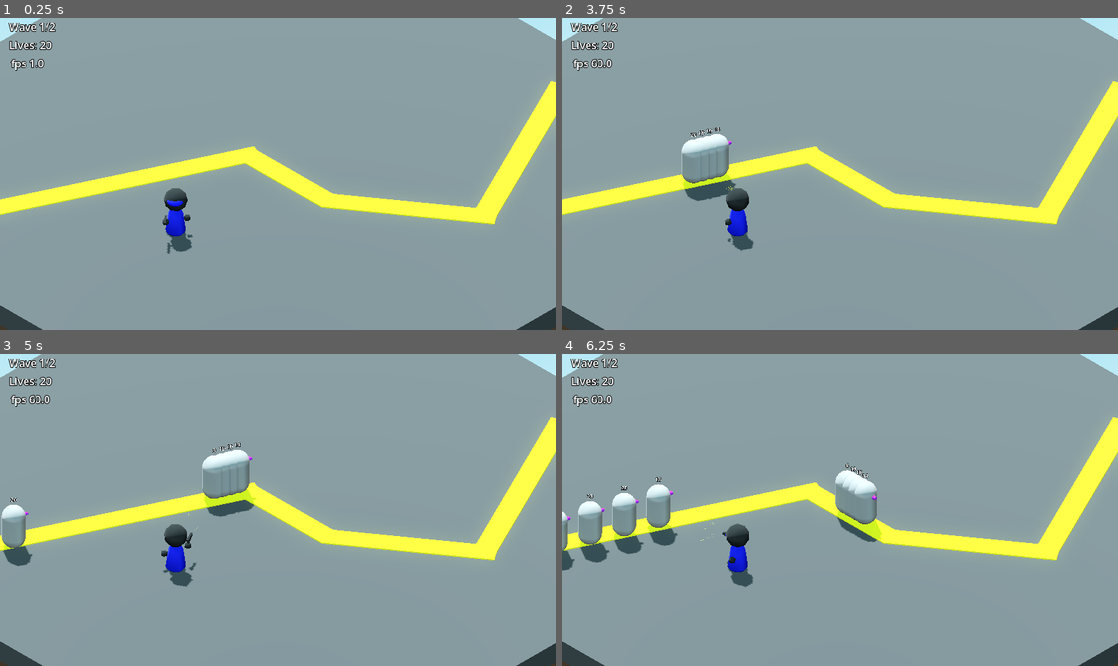
Above: before the commit, frames 1-4 (two rows, left to right).
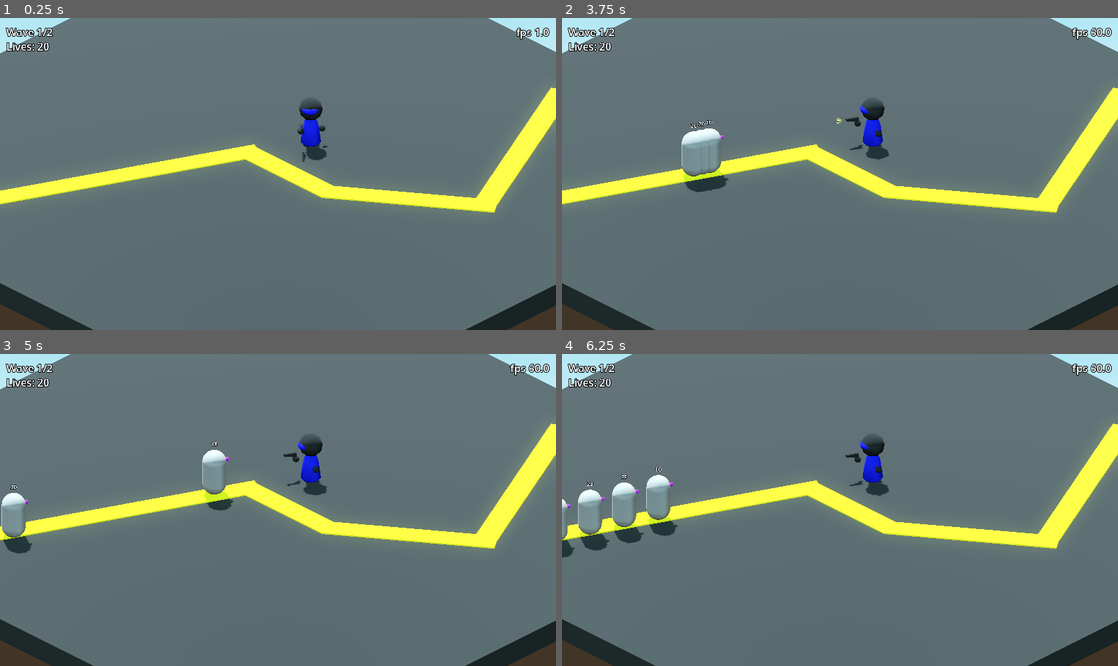
Above: after the commit, the same moments.

Repository: mathiasscherer2007/tower-defense
Game: Godot game, scene res://Scenes/main.tscn
Same seed, same stepped clock (60 frames per second), same inputs: the game is played once before the commit and once after it.
Inputs:
- Up to frame 1 (0.25 s): no input
- Up to frame 2 (3.75 s): tap Enter at 0.5 s
- Up to frame 3 (5 s): no input
- Up to frame 4 (6.25 s): no input

The runs differ from the first frame. In frame 1, 96% of the frame differs, in the area x 0-100%, y 0-100%; in frame 2, 96%; in frame 3, 95%; in frame 4, 95%.

Commit message:
Add center point to enemy for better tower targeting

Diff:
--- a/Scenes/Enemies/enemy.tscn
+++ b/Scenes/Enemies/enemy.tscn
@@ -21,4 +21,6 @@
 billboard = 1
 font_size = 44
 
+[node name="Center" type="Node3D" parent="." unique_id=1394140018]
+
 [connection signal="take_damage" from="Collision" to="." method="_on_collision_take_damage"]
--- a/Scenes/Enemies/test/testbasic1.tscn
+++ b/Scenes/Enemies/test/testbasic1.tscn
@@ -30,3 +30,6 @@
 
 [node name="CollisionShape3D" parent="Collision" index="0" unique_id=139847431]
 shape = SubResource("CapsuleShape3D_duvtb")
+
+[node name="Center" parent="." index="4" unique_id=1394140018]
+transform = Transform3D(1, 0, 0, 0, 1, 0, 0, 0, 1, 0, 1, 0)
--- a/Scenes/Levels/test/test1.tscn
+++ b/Scenes/Levels/test/test1.tscn
@@ -64,7 +64,7 @@
 metadata/_custom_type_script = "uid://c7qvossit4a6q"
 
 [sub_resource type="StandardMaterial3D" id="StandardMaterial3D_x2qse"]
-albedo_color = Color(0.24840015, 0.24840018, 0.24840012, 1)
+albedo_color = Color(0.15127608, 0.15127608, 0.15127605, 1)
 
 [node name="Level" unique_id=2011401683 instance=ExtResource("1_7joup")]
 
@@ -77,7 +77,7 @@
 environment = SubResource("Environment_u46i1")
 
 [node name="Camera3D" parent="." index="2" unique_id=1009776428]
-transform = Transform3D(0.7071068, 0.4055798, -0.579228, 0, 0.81915206, 0.57357645, 0.7071068, -0.4055798, 0.579228, -9.72, 9.555, 9.629)
+transform = Transform3D(0.70710677, 0.35355338, -0.6123724, 0, 0.8660254, 0.5, 0.70710677, -0.35355338, 0.6123724, -9.72, 7.624242, 9.629)
 size = 13.0
 near = 0.01
 far = 100.0
@@ -87,11 +87,9 @@
 curve = SubResource("Curve3D_y5gs5")
 
 [node name="TestBasic" parent="Towers" parent_id_path=PackedInt32Array(1765927691) index="0" unique_id=1272181662 instance=ExtResource("2_y5gs5")]
-transform = Transform3D(-0.64278764, 0, 0.76604444, 0, 1, 0, -0.76604444, 0, -0.64278764, -6.0529943, 0, -0.064600945)
-targeting_type = 2
-damage = 1.0
-pierce = 5
-cooldown = 0.1
+transform = Transform3D(-0.64278764, 0, 0.76604444, 0, 1, 0, -0.76604444, 0, -0.64278764, 2.4183726, 0, -0.5775492)
+damage = 10.0
+cooldown = 0.3
 
 [node name="WaveHandler" parent="." index="5" unique_id=932217088]
 waves = Array[ExtResource("4_4faxc")]([SubResource("Resource_4faxc"), SubResource("Resource_avmbn")])
--- a/Scenes/Towers/test/testbasic.tscn
+++ b/Scenes/Towers/test/testbasic.tscn
@@ -161,7 +161,6 @@
 
 [node name="TestBasic" unique_id=1272181662 node_paths=PackedStringArray("look_meshes", "rotate_meshes") instance=ExtResource("1_lcgip")]
 max_range = 10.0
-targeting_type = 1
 projectile = ExtResource("2_hoax2")
 damage = 5.0
 cooldown = 1.5
--- a/Scenes/main.tscn
+++ b/Scenes/main.tscn
@@ -20,36 +20,54 @@
 [node name="UI" type="Control" parent="CanvasLayer" unique_id=1289372040]
 propagate_maximum_size = true
 layout_mode = 3
-anchors_preset = 0
-offset_right = 40.0
-offset_bottom = 40.0
+anchors_preset = 15
+anchor_right = 1.0
+anchor_bottom = 1.0
+grow_horizontal = 2
+grow_vertical = 2
 script = ExtResource("3_8gbba")
 
-[node name="Wave" type="Label" parent="CanvasLayer/UI" unique_id=1480328963]
+[node name="MarginContainer" type="MarginContainer" parent="CanvasLayer/UI" unique_id=757395120]
+layout_mode = 1
+anchors_preset = 15
+anchor_right = 1.0
+anchor_bottom = 1.0
+grow_horizontal = 2
+grow_vertical = 2
+theme_override_constants/margin_left = 10
+theme_override_constants/margin_top = 10
+theme_override_constants/margin_right = 10
+theme_override_constants/margin_bottom = 10
+
+[node name="FPS" type="Label" parent="CanvasLayer/UI/MarginContainer" unique_id=1176388952]
+layout_mode = 2
+size_flags_horizontal = 8
+size_flags_vertical = 0
+text = "FPS"
+label_settings = SubResource("LabelSettings_bo1nx")
+
+[node name="Container" type="Control" parent="CanvasLayer/UI/MarginContainer" unique_id=1998576758]
+layout_mode = 2
+size_flags_horizontal = 0
+size_flags_vertical = 0
+
+[node name="Wave" type="Label" parent="CanvasLayer/UI/MarginContainer/Container" unique_id=1480328963]
 layout_mode = 0
-offset_left = 14.0
-offset_top = 2.0
-offset_right = 65.0
-offset_bottom = 25.0
+offset_right = 51.0
+offset_bottom = 23.0
+size_flags_horizontal = 0
+size_flags_vertical = 0
 text = "Wave: "
 label_settings = SubResource("LabelSettings_bo1nx")
 
-[node name="Lives" type="Label" parent="CanvasLayer/UI" unique_id=1807829110]
-layout_mode = 1
-offset_left = 14.0
-offset_top = 30.0
-offset_right = 62.0
-offset_bottom = 53.0
+[node name="Lives" type="Label" parent="CanvasLayer/UI/MarginContainer/Container" unique_id=1807829110]
+layout_mode = 0
+offset_top = 22.0
+offset_right = 48.0
+offset_bottom = 45.0
+size_flags_horizontal = 0
+size_flags_vertical = 0
 text = "Lives: "
 label_settings = SubResource("LabelSettings_8gbba")
 
-[node name="FPS" type="Label" parent="CanvasLayer/UI" unique_id=1176388952]
-layout_mode = 0
-offset_left = 17.0
-offset_top = 58.0
-offset_right = 68.0
-offset_bottom = 81.0
-text = "Wave: "
-label_settings = SubResource("LabelSettings_bo1nx")
-
 [node name="Level" parent="." unique_id=2011401683 instance=ExtResource("1_jjgbg")]
--- a/Scripts/Enemies/enemy.gd
+++ b/Scripts/Enemies/enemy.gd
@@ -10,6 +10,7 @@
 @export var weight: int = 1
 
 @onready var health_number = $Health
+@onready var center = $Center
 
 var path_follow: PathFollow3D
 
@@ -40,6 +41,10 @@
 	health_number.text = str(int(ceil(health)))
 
 
+func get_center_position() -> Vector3:
+	return center.global_position
+
+
 func get_path_progress() -> Dictionary:
 	return {
 		"progress": path_follow.get_progress(),
--- a/Scripts/Towers/tower.gd
+++ b/Scripts/Towers/tower.gd
@@ -53,7 +53,7 @@
 		self.can_shoot = false
 
 		var target: Enemy = determine_target(targeting_type)
-		var enemy_pos: Vector3 = target.global_position
+		var enemy_pos: Vector3 = target.get_center_position()
 
 		for node in look_meshes:
 			node.look_at(enemy_pos)
--- a/Scripts/User Interface/level_ui.gd
+++ b/Scripts/User Interface/level_ui.gd
@@ -1,9 +1,9 @@
 extends Control
 
 
-@onready var wave_label = $Wave
-@onready var lives_label = $Lives
-@onready var fps_label = $FPS
+@onready var wave_label = $MarginContainer/Container/Wave
+@onready var lives_label = $MarginContainer/Container/Lives
+@onready var fps_label = $MarginContainer/FPS
 
 
 func setup(starter_health: int, total_waves: int) -> void:
--- a/project.godot
+++ b/project.godot
@@ -27,6 +27,7 @@
 window/size/window_width_override=1280
 window/size/window_height_override=720
 window/stretch/mode="viewport"
+window/vsync/vsync_mode=0
 
 [file_customization]
 
@@ -40,6 +41,37 @@
 
 Enemies=""
 Towers=""
+
+[input]
+
+MoveCameraRight={
+"deadzone": 0.2,
+"events": [Object(InputEventKey,"resource_local_to_scene":false,"resource_name":"","device":-1,"window_id":0,"alt_pressed":false,"shift_pressed":false,"ctrl_pressed":false,"meta_pressed":false,"pressed":false,"keycode":0,"physical_keycode":68,"key_label":0,"unicode":100,"location":0,"echo":false,"script":null)
+, Object(InputEventKey,"resource_local_to_scene":false,"resource_name":"","device":-1,"window_id":0,"alt_pressed":false,"shift_pressed":false,"ctrl_pressed":false,"meta_pressed":false,"pressed":false,"keycode":0,"physical_keycode":4194321,"key_label":0,"unicode":0,"location":0,"echo":false,"script":null)
+]
+}
+MoveCameraLeft={
+"deadzone": 0.2,
+"events": [Object(InputEventKey,"resource_local_to_scene":false,"resource_name":"","device":-1,"window_id":0,"alt_pressed":false,"shift_pressed":false,"ctrl_pressed":false,"meta_pressed":false,"pressed":false,"keycode":0,"physical_keycode":65,"key_label":0,"unicode":97,"location":0,"echo":false,"script":null)
+, Object(InputEventKey,"resource_local_to_scene":false,"resource_name":"","device":-1,"window_id":0,"alt_pressed":false,"shift_pressed":false,"ctrl_pressed":false,"meta_pressed":false,"pressed":false,"keycode":0,"physical_keycode":4194319,"key_label":0,"unicode":0,"location":0,"echo":false,"script":null)
+]
+}
+MoveCameraUp={
+"deadzone": 0.2,
+"events": [Object(InputEventKey,"resource_local_to_scene":false,"resource_name":"","device":-1,"window_id":0,"alt_pressed":false,"shift_pressed":false,"ctrl_pressed":false,"meta_pressed":false,"pressed":false,"keycode":0,"physical_keycode":87,"key_label":0,"unicode":119,"location":0,"echo":false,"script":null)
+, Object(InputEventKey,"resource_local_to_scene":false,"resource_name":"","device":-1,"window_id":0,"alt_pressed":false,"shift_pressed":false,"ctrl_pressed":false,"meta_pressed":false,"pressed":false,"keycode":0,"physical_keycode":4194320,"key_label":0,"unicode":0,"location":0,"echo":false,"script":null)
+]
+}
+IncreaseCameraZoom={
+"deadzone": 0.2,
+"events": [Object(InputEventMouseButton,"resource_local_to_scene":false,"resource_name":"","device":-1,"window_id":0,"alt_pressed":false,"shift_pressed":false,"ctrl_pressed":false,"meta_pressed":false,"button_mask":0,"position":Vector2(0, 0),"global_position":Vector2(0, 0),"factor":1.0,"button_index":4,"canceled":false,"pressed":false,"double_click":false,"script":null)
+]
+}
+DecreaseCameraZoom={
+"deadzone": 0.2,
+"events": [Object(InputEventMouseButton,"resource_local_to_scene":false,"resource_name":"","device":-1,"window_id":0,"alt_pressed":false,"shift_pressed":false,"ctrl_pressed":false,"meta_pressed":false,"button_mask":0,"position":Vector2(0, 0),"global_position":Vector2(0, 0),"factor":1.0,"button_index":5,"canceled":false,"pressed":false,"double_click":false,"script":null)
+]
+}
 
 [layer_names]
 
